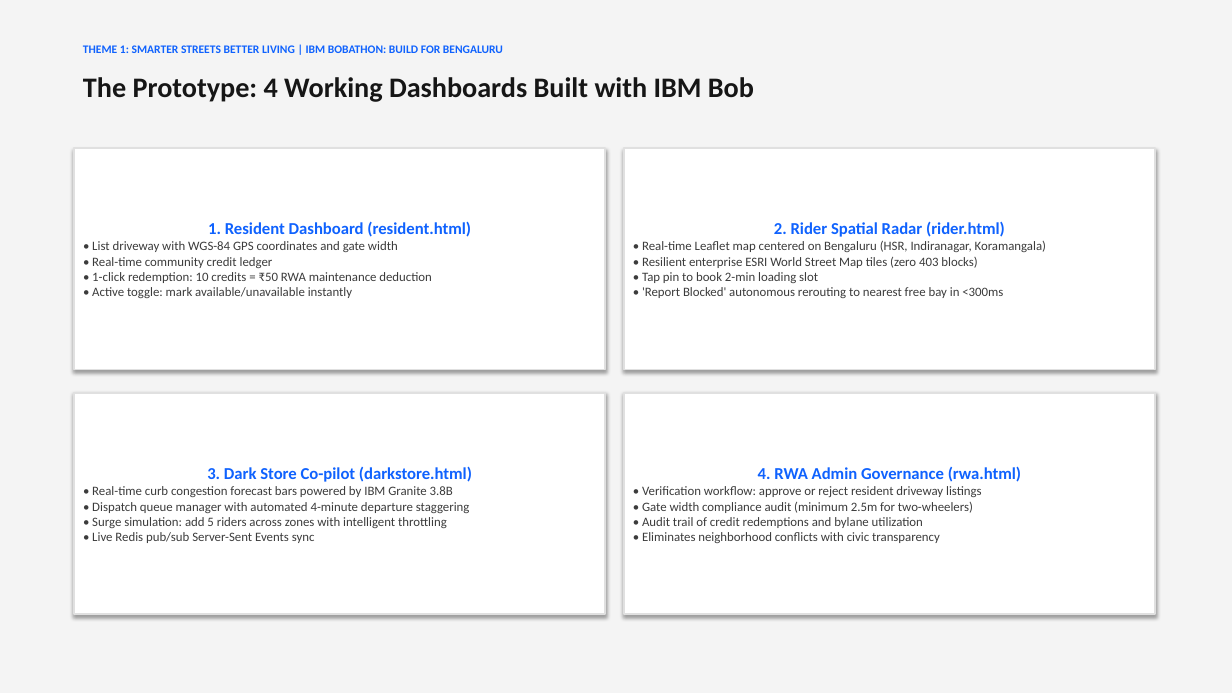
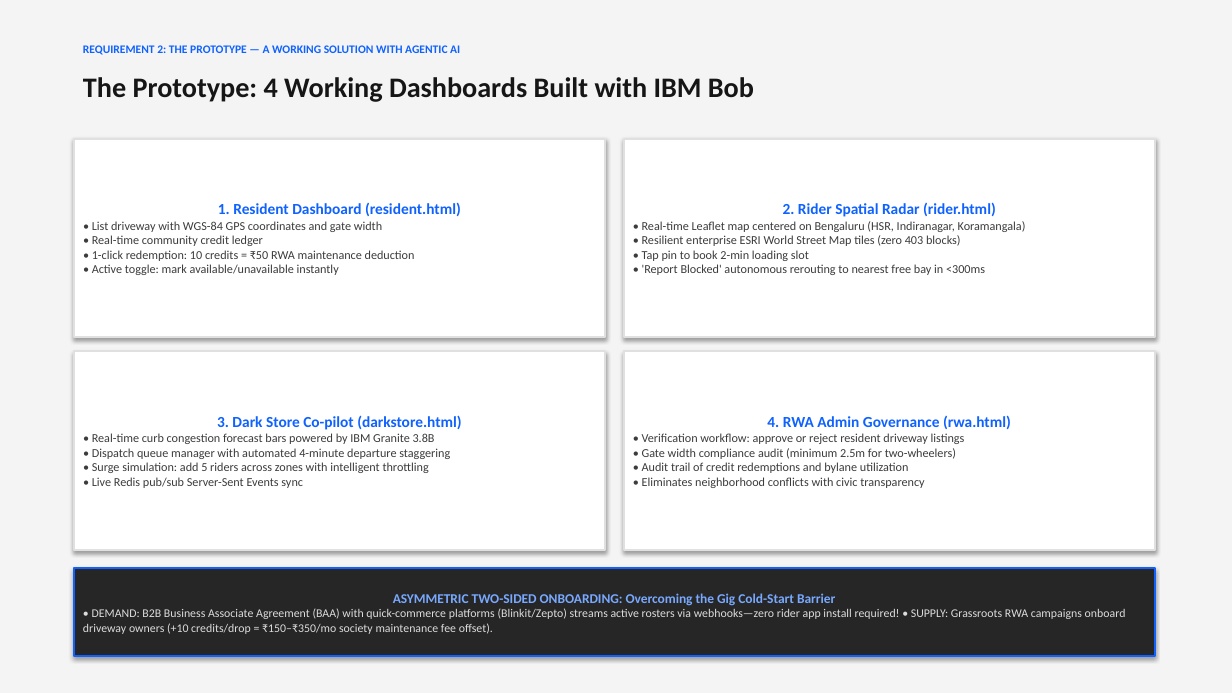
Before and after one commit to PankajKumar2804/oorushare, a slide deck: slide 4 of OoruShare_IBM_Bobathon_Theme1_Submission.pptx. Drawn at 1232x693 pixels with LibreOffice and Linux fonts; fonts in the diff are those of the drawing. Boxes give left, top, right and bottom in pixels: in the first picture for what was removed or moved away, otherwise in the second. Text is boxed around its words. In the diff, an @@ line names an element or a change of style, - is before the commit and + after.

Commit message:
feat(submission): synchronize presentation deck and dossier with exact Participation Requirements and home page UI

```diff
--- a/OoruShare_IBM_Bobathon_Theme1_Submission.pptx
+++ b/OoruShare_IBM_Bobathon_Theme1_Submission.pptx
@@ text at <box>83,45,460,55</box>: text changed @@
-THEME 1: SMARTER STREETS BETTER LIVING | IBM BOBATHON: BUILD FOR BENGALURU
+REQUIREMENT 2: THE PROTOTYPE — A WORKING SOLUTION WITH AGENTIC AI
@@ rectangle "1. Resident Dashboard (resident.html)": place and size @@
-rectangle "1. Resident Dashboard (resident.html)" at <box>74,148,605,370</box>
+rectangle "1. Resident Dashboard (resident.html)" at <box>74,139,605,337</box>
@@ rectangle "1. Resident Dashboard (resident.html)" at <box>74,139,605,337</box>: size 13 to 12 pt in "1. Resident Dashboard (resident.html)"; size 10 to 9.5 pt in "• List driveway with WGS-84 GPS coordinates ..." @@
@@ rectangle "2. Rider Spatial Radar (rider.html)": place and size @@
-rectangle "2. Rider Spatial Radar (rider.html)" at <box>624,148,1155,370</box>
+rectangle "2. Rider Spatial Radar (rider.html)" at <box>624,139,1155,337</box>
@@ rectangle "2. Rider Spatial Radar (rider.html)" at <box>624,139,1155,337</box>: size 13 to 12 pt in "2. Rider Spatial Radar (rider.html)"; size 10 to 9.5 pt in "• Real-time Leaflet map centered on Bengaluru ..." @@
@@ rectangle "3. Dark Store Co-pilot (darkstore.html)": place and size @@
-rectangle "3. Dark Store Co-pilot (darkstore.html)" at <box>74,393,605,615</box>
+rectangle "3. Dark Store Co-pilot (darkstore.html)" at <box>74,351,605,550</box>
@@ rectangle "3. Dark Store Co-pilot (darkstore.html)" at <box>74,351,605,550</box>: size 13 to 12 pt in "3. Dark Store Co-pilot (darkstore.html)"; size 10 to 9.5 pt in "• Real-time curb congestion forecast bars powered ..." @@
@@ rectangle "4. RWA Admin Governance (rwa.html)": place and size @@
-rectangle "4. RWA Admin Governance (rwa.html)" at <box>624,393,1155,615</box>
+rectangle "4. RWA Admin Governance (rwa.html)" at <box>624,351,1155,550</box>
@@ rectangle "4. RWA Admin Governance (rwa.html)" at <box>624,351,1155,550</box>: size 13 to 12 pt in "4. RWA Admin Governance (rwa.html)"; size 10 to 9.5 pt in "• Verification workflow: approve or reject resident ..." @@
@@ rectangle added at <box>74,568,1155,656</box>, fill #262626, outline #0F62FE 1.5 pt, 9.2 pt, text #DCDCDC @@
+ASYMMETRIC TWO-SIDED ONBOARDING: Overcoming the Gig Cold-Start Barrier
+• DEMAND: B2B Business Associate Agreement (BAA) with quick-commerce platforms (Blinkit/Zepto) streams active rosters via webhooks—zero rider app install required! • SUPPLY: Grassroots RWA campaigns onboard driveway owners (+10 credits/drop = ₹150–₹350/mo society maintenance fee offset).
```
Also in this commit, not shown: 5 other slides changed, 3 other files.
